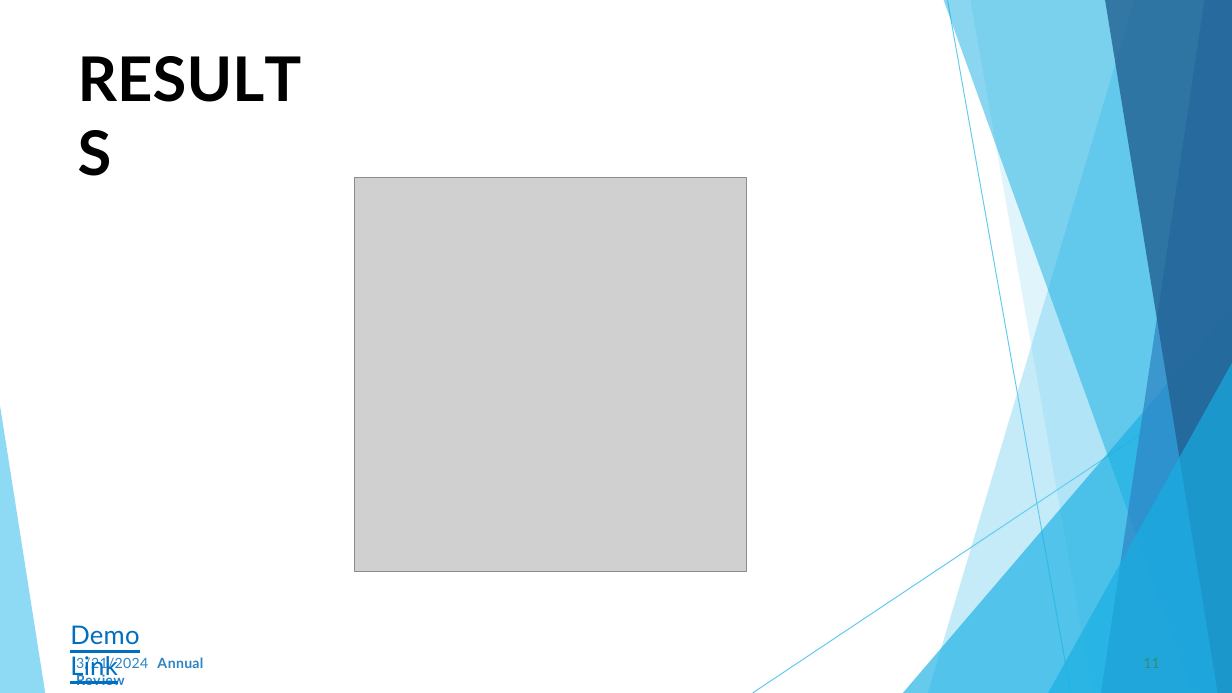
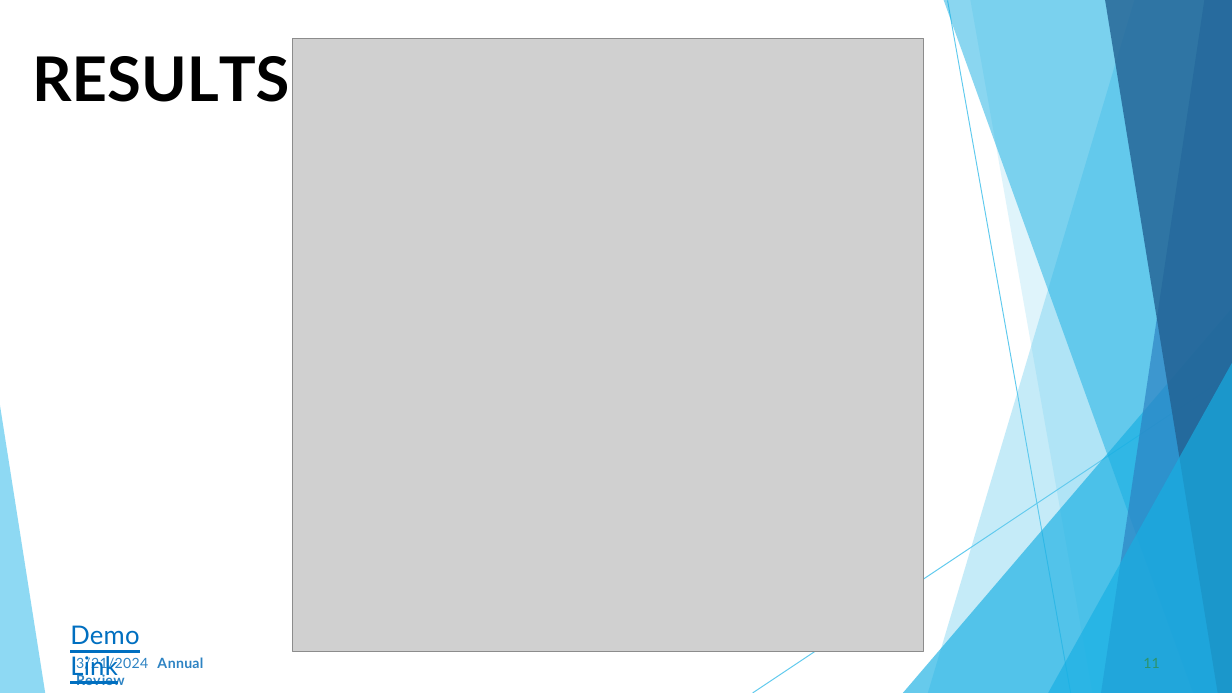
Before and after one commit to SRamya2003/Naan-Mudhalvan, a slide deck: slide 11 of FLOWER RECOGNITION.pptx. Drawn at 1232x693 pixels with LibreOffice and Linux fonts; fonts in the diff are those of the drawing; grey boxes stand for pictures; background and template pictures are left out. Boxes give left, top, right and bottom in pixels: in the first picture for what was removed or moved away, otherwise in the second. Text is boxed around its words. In the diff, an @@ line names an element or a change of style, - is before the commit and + after.

```diff
--- a/FLOWER RECOGNITION.pptx
+++ b/FLOWER RECOGNITION.pptx
@@ title "RESULTS" rewrapped from box(77, 39, 323, 116) to box(32, 56, 289, 102) @@
@@ picture added at box(293, 39, 924, 652) @@
@@ picture removed at box(354, 177, 747, 572) @@
```
